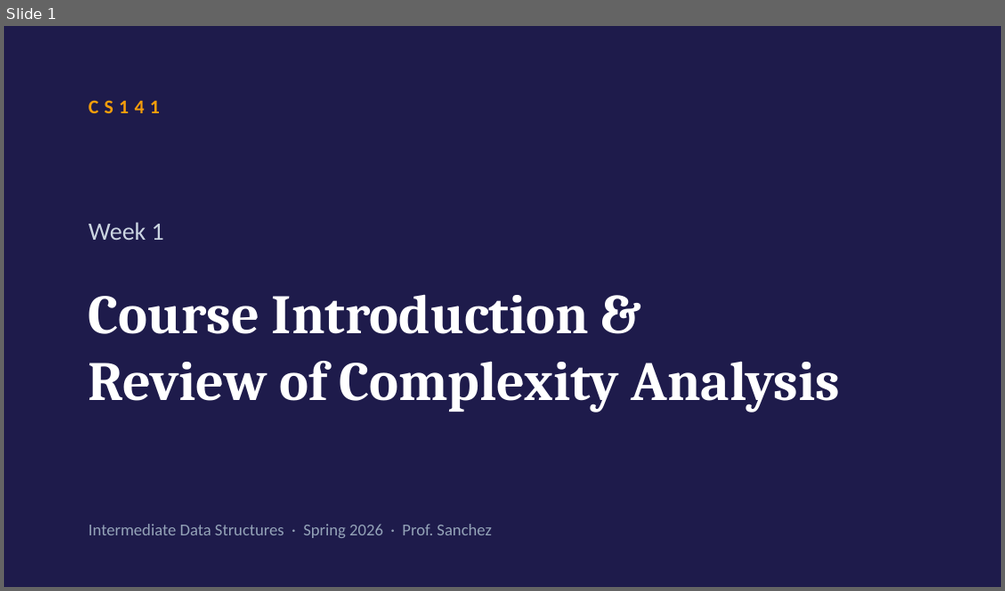
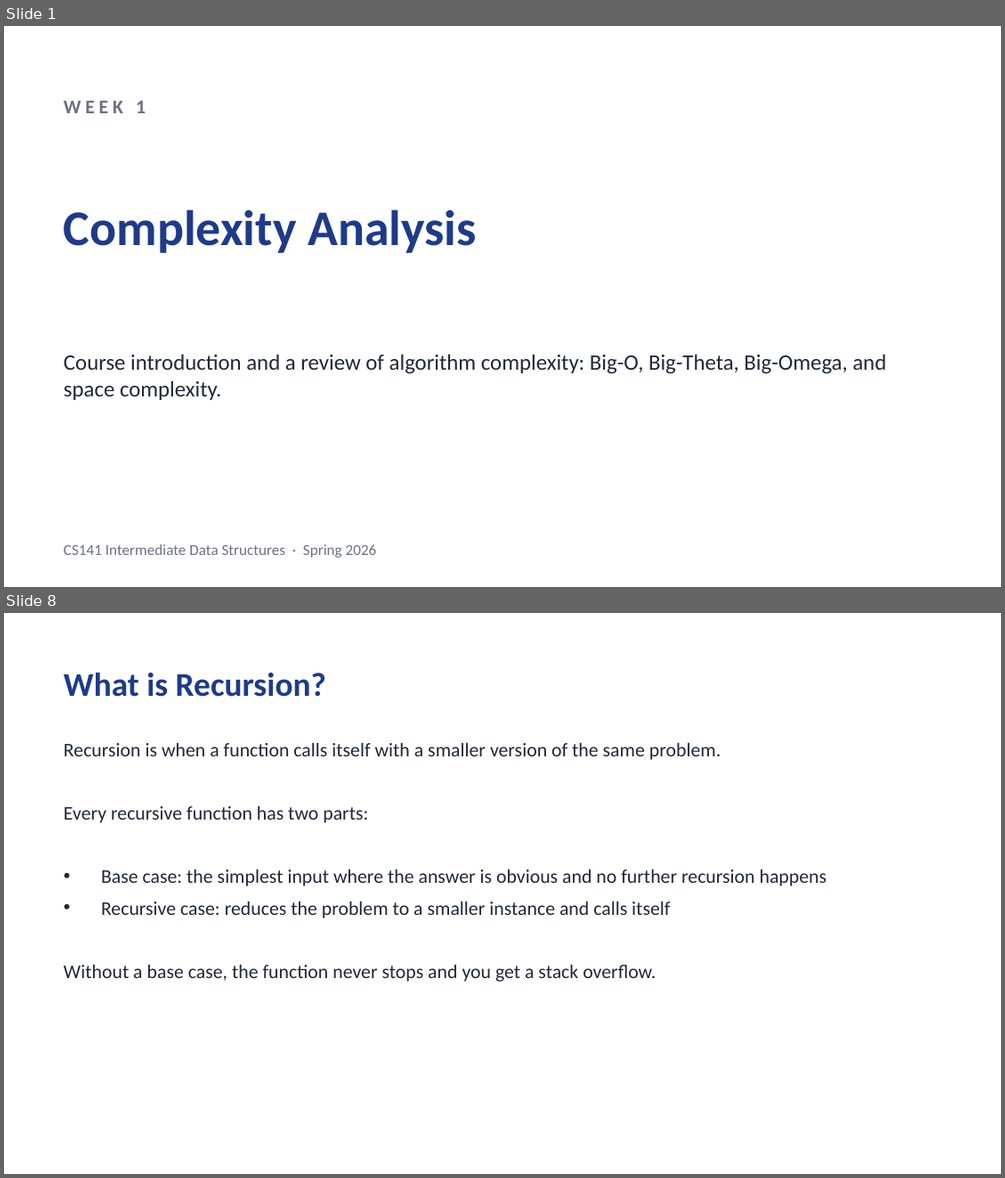
Before and after one commit to anishkancherla/stitch, a slide deck: samples/lectures/Week1_ComplexityAnalysis.pptx. Shown one above the other, each under a label of ours: slide 1 before the commit, slides 1 and 8 after it; the slides between them are not shown. The pictures are 1005x591 and 1005x1178 pixels, drawn with LibreOffice and Linux fonts; fonts in the diff are those of the drawing. Boxes give left, top, right and bottom in pixels: in the first picture for what was removed or moved away, otherwise in the second. Text is boxed around its words. In the diff, an @@ line names an element or a change of style, - is before the commit and + after.

```diff
--- a/samples/lectures/Week1_ComplexityAnalysis.pptx
+++ b/samples/lectures/Week1_ComplexityAnalysis.pptx
@@ slide 8 added at <box>4,613,1001,1174</box>, background #FFFFFF @@
@@ text added at <box>64,672,326,697</box>, 24 pt, text #1E3A8A, bold @@
+What is Recursion?
@@ text added at <box>64,743,827,981</box>, 14 pt, text #1F2937 @@
+Recursion is when a function calls itself with a smaller version of the same problem.
+Every recursive function has two parts:
+• Base case: the simplest input where the answer is obvious and no further recursion happens
+• Recursive case: reduces the problem to a smaller instance and calls itself
+Without a base case, the function never stops and you get a stack overflow.
@@ slide 1 changed as well @@
@@ background #1E1B4B to #FFFFFF @@
@@ text at <box>64,101,146,113</box>: text changed; size 18 to 14 pt; text colour #CBD5E1 to #6B7280; bold on @@
-Week 1
+WEEK 1
@@ text removed at <box>89,100,160,113</box> @@
-CS141
@@ text added at <box>64,209,477,253</box>, 36 pt, text #1E3A8A, bold @@
+Complexity Analysis
@@ text at <box>64,354,886,400</box>: text changed; size 40 to 16 pt; font Cambria to Calibri; text colour #FFFFFF to #1F2937; bold off @@
-Course Introduction &
-Review of Complexity Analysis
+Course introduction and a review of algorithm complexity: Big-O, Big-Theta, Big-Omega, and space complexity.
@@ text at <box>64,544,377,557</box>: text changed; size 12 to 11 pt; text colour #94A3B8 to #6B7280 @@
-Intermediate Data Structures · Spring 2026 · Prof. Sanchez
+CS141 Intermediate Data Structures · Spring 2026
```
Also in this commit, not shown: 1 other slide changed, 27 other slides added, 10 slides removed, 26 other files.
